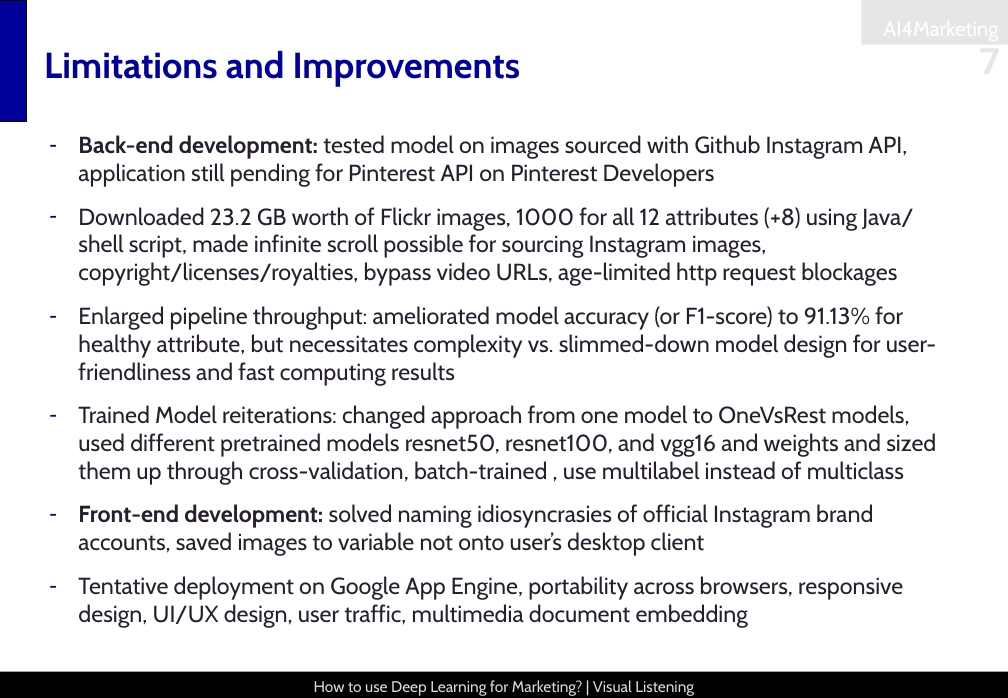
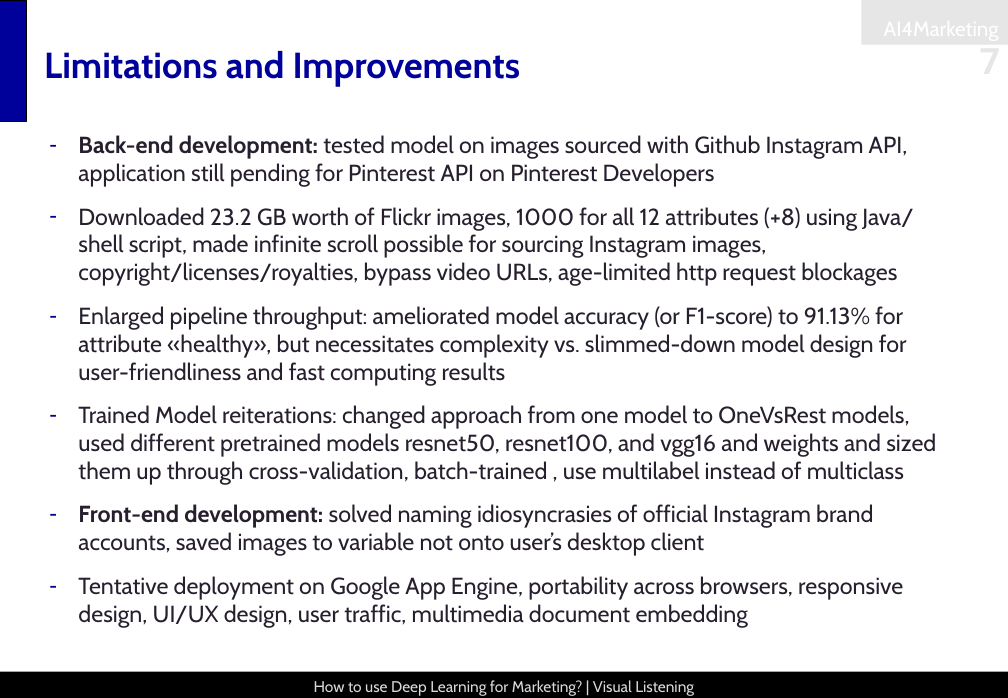
Before and after one commit to snoweZz/DLfM_BrandManagement, a slide deck: slide 7 of about_me/Visual Listening In_Draft_LS.pptx. Drawn at 1008x698 pixels with LibreOffice and Linux fonts; fonts in the diff are those of the drawing. Boxes give left, top, right and bottom in pixels: in the first picture for what was removed or moved away, otherwise in the second. Text is boxed around its words. In the diff, an @@ line names an element or a change of style, - is before the commit and + after.

```diff
--- a/about_me/Visual Listening In_Draft_LS.pptx
+++ b/about_me/Visual Listening In_Draft_LS.pptx
@@ text at (x1=78, y1=306, x2=907, y2=386): text changed @@
-– Enlarged pipeline throughput: ameliorated model accuracy (or F1-score) to 91.13% for healthy attribute, but necessitates complexity vs. slimmed-down model design for user-friendliness and fast computing results
+– Enlarged pipeline throughput: ameliorated model accuracy (or F1-score) to 91.13% for attribute «healthy», but necessitates complexity vs. slimmed-down model design for user-friendliness and fast computing results
```
Also in this commit, not shown: 1 other file.
